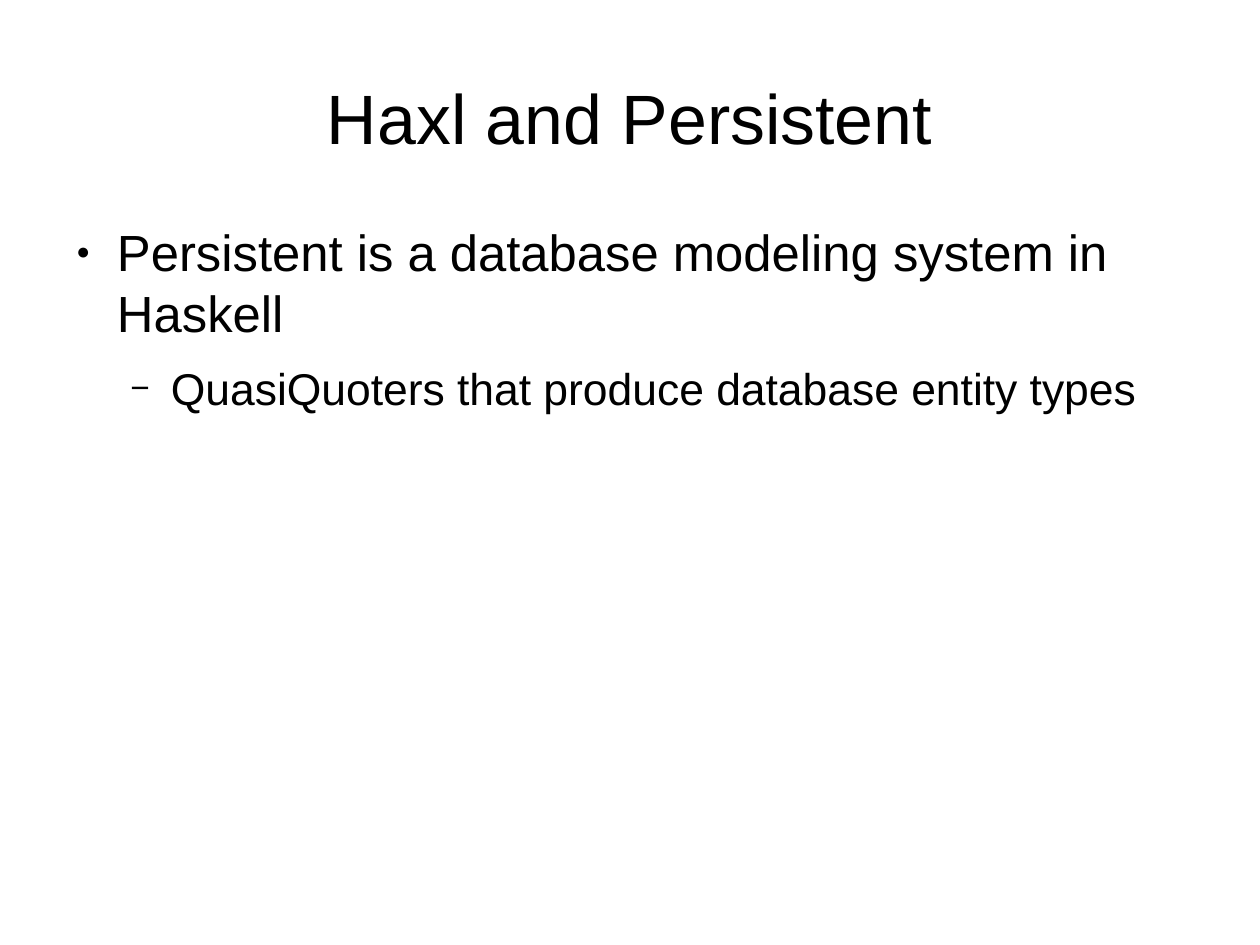
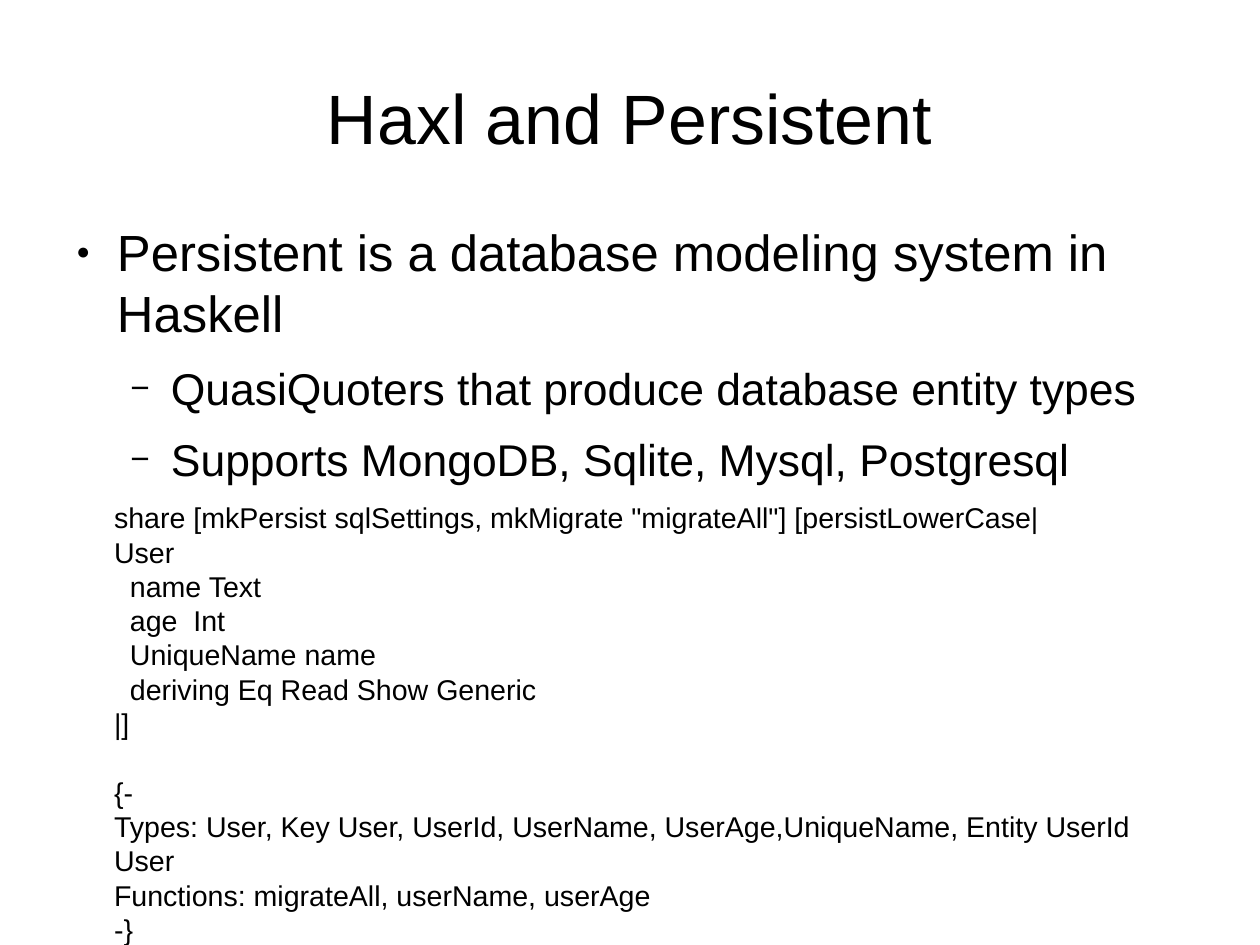
Before and after one commit to plow-technologies/presentations, a slide deck: slide 12 of onping-architecture.odp (slide 13 before the commit). Drawn at 1260x945 pixels with LibreOffice and Linux fonts; fonts in the diff are those of the drawing. Boxes give left, top, right and bottom in pixels: in the first picture for what was removed or moved away, otherwise in the second. Text is boxed around its words. In the diff, an @@ line names an element or a change of style, - is before the commit and + after.

```diff
--- a/onping-architecture.odp
+++ b/onping-architecture.odp
@@ text at (171,443,1069,486): paragraph added @@
+  − Supports MongoDB, Sqlite, Mysql, Postgresql
@@ text added at (114,507,1130,911), 18 pt, text #000000 @@
+share [mkPersist sqlSettings, mkMigrate "migrateAll"] [persistLowerCase|
+User
+name Text
+age Int
+UniqueName name
+deriving Eq Read Show Generic
+|]
+{-
+Types: User, Key User, UserId, UserName, UserAge,UniqueName, Entity UserId User
+Functions: migrateAll, userName, userAge
+-}
```
Also in this commit, not shown: 8 other slides changed, 4 slides added, 2 slides removed.
